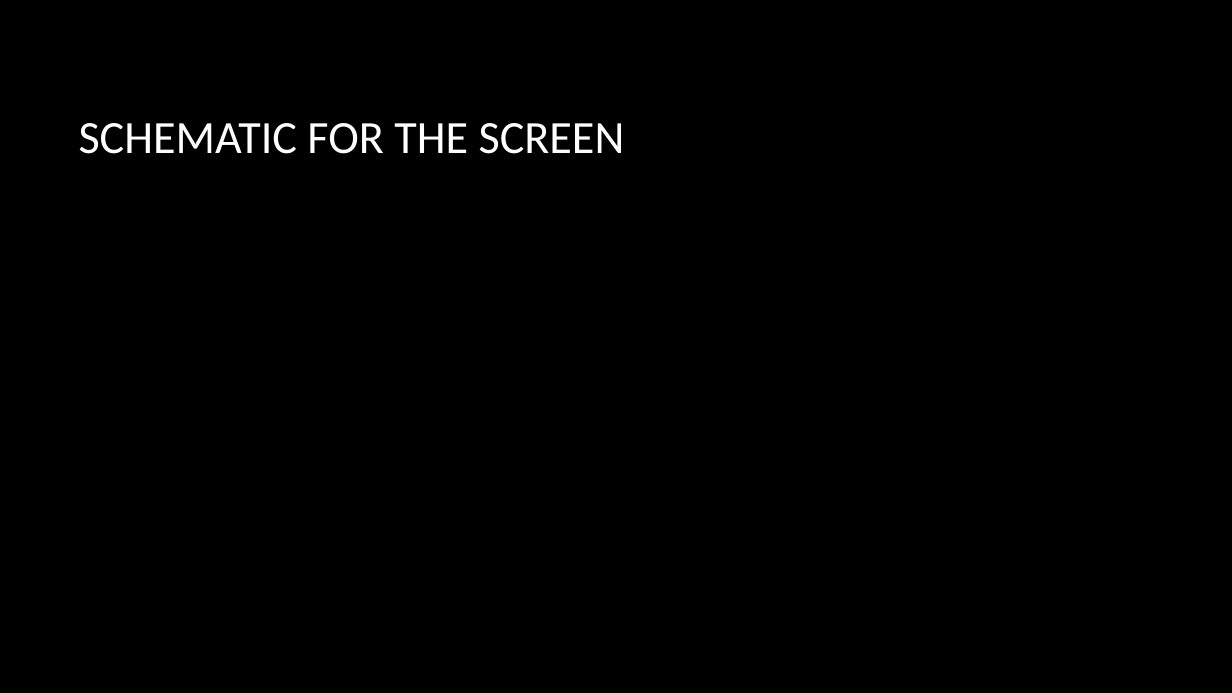
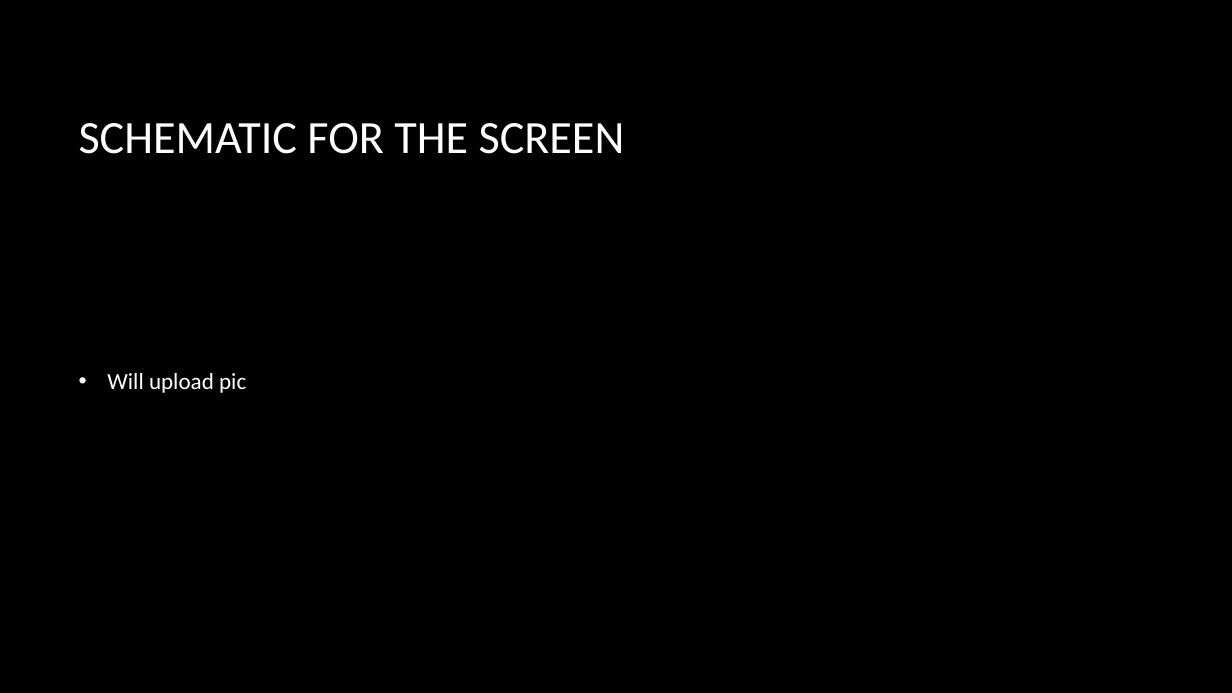
Before and after one commit to TheJonBovi/Pitch_Identifier, a slide deck: slide 4 of embedded C project .pptx. Drawn at 1232x693 pixels with LibreOffice and Linux fonts; fonts in the diff are those of the drawing; background and template pictures are left out. Boxes give left, top, right and bottom in pixels: in the first picture for what was removed or moved away, otherwise in the second. Text is boxed around its words. In the diff, an @@ line names an element or a change of style, - is before the commit and + after.

```diff
--- a/embedded C project .pptx
+++ b/embedded C project .pptx
@@ text added at bbox=[107, 373, 246, 393], 18 pt, text #FFFFFF @@
+• Will upload pic
```
Also in this commit, not shown: 7 other slides changed, 6 slides added, 2 slides removed.
